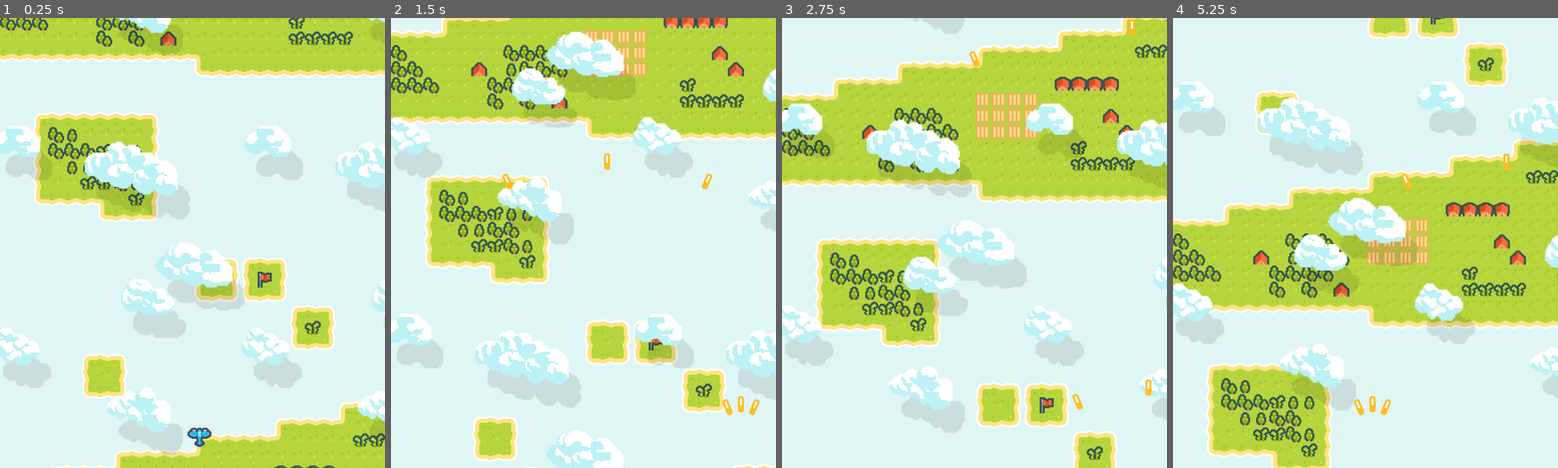
Above: before the commit, frames 1-4 (left to right).
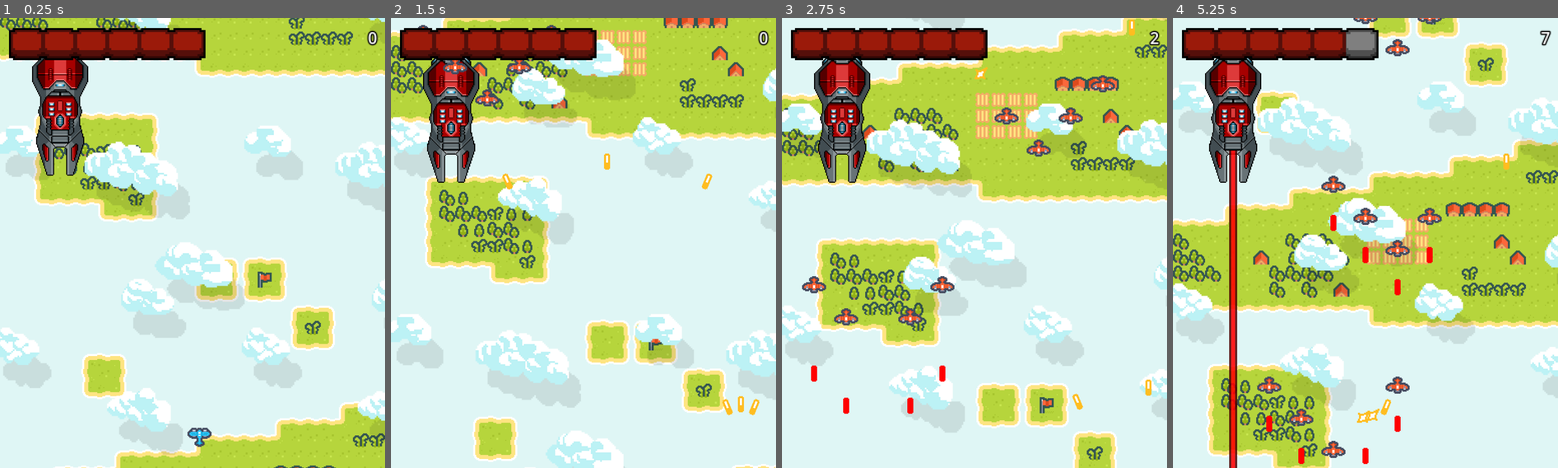
Above: after the commit, the same moments.

Repository: ProsaurusRex/Bullet-Hell-Lessons
Game: Godot game, scene res://game.tscn
The game is run twice, just before and just after one commit, with the same random seed, the same clock (stepped at 60 frames per second) and the same inputs.
Inputs:
- Up to frame 1 (0.25 s): no input
- Up to frame 2 (1.5 s): hold D (p1_right) 0.53-1.28 s; tap Space (p1_shoot) at 0.6, 1.35 s; hold S (p1_down) from 1.28 s (still down)
- Up to frame 3 (2.75 s): release S (p1_down) at 2.03 s; hold D (p1_right) from 2.03 s (still down); tap Space (p1_shoot) at 2.1 s
- Up to frame 4 (5.25 s): release D (p1_right) at 2.78 s; hold W (p1_up) 2.78-3.53 s; tap Space (p1_shoot) every 0.75 s from 2.85 to 5.1 s; hold A (p1_left) 3.53-5.03 s; hold S (p1_down) from 5.03 s (still down)

The runs differ from the first frame. In frame 1, 6.4% of the frame differs, in the area x 2-99%, y 2-36%; in frame 2, 6.9%; in frame 3, 8.2%; in frame 4, 10%, in the area x 2-99%, y 0-100%.

Commit message:
Turret enemies

Diff:
--- a/Enemies/Boss/boss.tscn
+++ b/Enemies/Boss/boss.tscn
@@ -1,8 +1,9 @@
-[gd_scene load_steps=4 format=3 uid="uid://cqaf11k5fl3f0"]
+[gd_scene load_steps=5 format=3 uid="uid://cqaf11k5fl3f0"]
 
 [ext_resource type="Script" path="res://Enemies/Boss/boss.gd" id="1_0vxhl"]
 [ext_resource type="Texture2D" uid="uid://rrrl60gd48c8" path="res://Sprites/Boss/body_02.png" id="1_nwqq2"]
 [ext_resource type="PackedScene" uid="uid://dcsm5vbijr6b" path="res://Enemies/Boss/boss_cannon.tscn" id="2_6crng"]
+[ext_resource type="PackedScene" uid="uid://bb0sdndp41qhg" path="res://Enemies/Boss/laser_turret.tscn" id="4_tn0jb"]
 
 [node name="Boss" type="Node2D"]
 script = ExtResource("1_0vxhl")
@@ -18,3 +19,6 @@
 
 [node name="BossCannon2" parent="Turrets" instance=ExtResource("2_6crng")]
 position = Vector2(1, 0)
+
+[node name="Laser" parent="Turrets" instance=ExtResource("4_tn0jb")]
+position = Vector2(-79, 0)
--- a/Enemies/Boss/boss_cannon.gd
+++ b/Enemies/Boss/boss_cannon.gd
@@ -12,7 +12,7 @@
 # Other variables
 var health = 10
 var rotation_speed = PI/4
-var bullet_cooldown = 0.5
+@export var bullet_cooldown = 0.5
 var time_since_firing = 0.0
 
 
@@ -24,10 +24,10 @@
 	if is_instance_valid(target):
 		look_at(target.position)
 
-		time_since_firing += delta
-		if time_since_firing >= bullet_cooldown:
-			attack()
-			time_since_firing = 0
+	time_since_firing += delta
+	if time_since_firing >= bullet_cooldown:
+		attack()
+		time_since_firing = 0
 
 
 func attack():
--- /dev/null
+++ b/Enemies/Boss/laser_turret.tscn
@@ -0,0 +1,23 @@
+[gd_scene load_steps=5 format=3 uid="uid://bb0sdndp41qhg"]
+
+[ext_resource type="Script" path="res://Enemies/Boss/boss_cannon.gd" id="1_jfwqa"]
+[ext_resource type="Texture2D" uid="uid://dautag3fckx5" path="res://Sprites/Boss/Weapons/Medium/Plasma/turret_04_mk2.png" id="1_uam1g"]
+[ext_resource type="PackedScene" uid="uid://dkpygpwn184yk" path="res://laser.tscn" id="2_sds5o"]
+
+[sub_resource type="CircleShape2D" id="CircleShape2D_g0rp6"]
+radius = 17.1172
+
+[node name="Laser" type="Area2D"]
+script = ExtResource("1_jfwqa")
+bullet_scene = ExtResource("2_sds5o")
+bullet_cooldown = 5.0
+
+[node name="Sprite2D" type="Sprite2D" parent="."]
+rotation = 1.5708
+texture = ExtResource("1_uam1g")
+
+[node name="CollisionShape2D" type="CollisionShape2D" parent="."]
+shape = SubResource("CircleShape2D_g0rp6")
+
+[node name="Marker2D" type="Marker2D" parent="."]
+position = Vector2(32, 0)
--- /dev/null
+++ b/Enemies/laser_enemy.tscn
@@ -0,0 +1,14 @@
+[gd_scene load_steps=4 format=3 uid="uid://rb1fysp0kmp7"]
+
+[ext_resource type="Texture2D" uid="uid://cl32e1lvcshd0" path="res://Sprites/Boss/body_01b.png" id="1_l27l0"]
+[ext_resource type="Script" path="res://Enemies/turret_enemy.gd" id="1_oiwpj"]
+[ext_resource type="PackedScene" uid="uid://bb0sdndp41qhg" path="res://Enemies/Boss/laser_turret.tscn" id="2_1enx6"]
+
+[node name="LaserEnemy" type="Node2D"]
+script = ExtResource("1_oiwpj")
+
+[node name="Body01b" type="Sprite2D" parent="."]
+rotation = 1.5708
+texture = ExtResource("1_l27l0")
+
+[node name="Turret" parent="." instance=ExtResource("2_1enx6")]
--- /dev/null
+++ b/Enemies/turret_enemy.gd
@@ -0,0 +1,26 @@
+class_name TurretEnemy
+extends Node2D
+
+@export var bullet_manager: Node2D
+@export var target: Node2D
+@export var destination: Vector2
+@export var targetting = false
+
+
+# Called when the node enters the scene tree for the first time.
+func _ready() -> void:
+	for t in get_children():
+		if t is Turret:
+			t.bullet_manager = bullet_manager
+			if targetting:
+				t.target = target
+			t.connect("tree_exiting", turret_destroyed)
+
+
+func _physics_process(delta: float) -> void:
+	if destination:
+		position = lerp(position, destination, 0.2)
+
+
+func turret_destroyed():
+	queue_free()
--- a/bullet.gd
+++ b/bullet.gd
@@ -1,7 +1,7 @@
 class_name Bullet
 extends Area2D
 
-var speed = 300
+@export var speed = 300
 var player_bullet = false
 
 signal on_hit
--- a/game.tscn
+++ b/game.tscn
@@ -7,6 +7,7 @@
 [ext_resource type="PackedScene" uid="uid://bnoywjb27d21m" path="res://bullet.tscn" id="4_rs8is"]
 [ext_resource type="Texture2D" uid="uid://c1naoplovwnwx" path="res://Sprites/empty_bar.png" id="4_vv5gn"]
 [ext_resource type="Texture2D" uid="uid://miky8mi4ni4l" path="res://Sprites/health_bar.png" id="5_ah4lj"]
+[ext_resource type="PackedScene" uid="uid://rb1fysp0kmp7" path="res://Enemies/laser_enemy.tscn" id="8_34gan"]
 
 [sub_resource type="LabelSettings" id="LabelSettings_u5r7a"]
 outline_size = 5
@@ -29,15 +30,22 @@
 
 [node name="Enemies" type="Node2D" parent="."]
 
+[node name="LaserEnemy" parent="Enemies" node_paths=PackedStringArray("bullet_manager", "target") instance=ExtResource("8_34gan")]
+position = Vector2(60, -100)
+rotation = 1.5708
+bullet_manager = NodePath("../../Bullets")
+target = NodePath("../../Player")
+destination = Vector2(60, 100)
+
 [node name="Bullets" type="Node2D" parent="."]
 script = ExtResource("4_f8drj")
 
 [node name="Timers" type="Node2D" parent="."]
 
 [node name="EnemyTimer" type="Timer" parent="Timers"]
+autostart = true
 
 [node name="Score" type="Label" parent="."]
-visible = false
 offset_left = 10.0
 offset_top = 8.0
 offset_right = 377.0
@@ -47,7 +55,6 @@
 horizontal_alignment = 2
 
 [node name="Health" type="TextureProgressBar" parent="."]
-visible = false
 offset_left = 9.0
 offset_top = 10.0
 offset_right = 107.0
--- /dev/null
+++ b/laser.gd
@@ -0,0 +1,9 @@
+class_name Laser
+extends Bullet
+
+
+func _ready() -> void:
+	var tween = create_tween()
+	tween.tween_property(self, "modulate:a", 0.5, 1.0)
+	await tween.finished
+	queue_free()
--- /dev/null
+++ b/laser.tscn
@@ -0,0 +1,66 @@
+[gd_scene load_steps=10 format=3 uid="uid://dkpygpwn184yk"]
+
+[ext_resource type="Script" path="res://laser.gd" id="1_5lnqi"]
+[ext_resource type="Texture2D" uid="uid://wk0l0pmp5eid" path="res://Sprites/Boss/Weapons/Small/Laser/turret_02_beam_01_anim.png" id="1_sfvjf"]
+
+[sub_resource type="AtlasTexture" id="AtlasTexture_fff3v"]
+atlas = ExtResource("1_sfvjf")
+region = Rect2(0, 0, 32, 32)
+
+[sub_resource type="AtlasTexture" id="AtlasTexture_ea76c"]
+atlas = ExtResource("1_sfvjf")
+region = Rect2(32, 0, 32, 32)
+
+[sub_resource type="AtlasTexture" id="AtlasTexture_d7x3t"]
+atlas = ExtResource("1_sfvjf")
+region = Rect2(64, 0, 32, 32)
+
+[sub_resource type="AtlasTexture" id="AtlasTexture_e21be"]
+atlas = ExtResource("1_sfvjf")
+region = Rect2(96, 0, 32, 32)
+
+[sub_resource type="AtlasTexture" id="AtlasTexture_26404"]
+atlas = ExtResource("1_sfvjf")
+region = Rect2(128, 0, 32, 32)
+
+[sub_resource type="SpriteFrames" id="SpriteFrames_1iv6w"]
+animations = [{
+"frames": [{
+"duration": 1.0,
+"texture": SubResource("AtlasTexture_fff3v")
+}, {
+"duration": 1.0,
+"texture": SubResource("AtlasTexture_ea76c")
+}, {
+"duration": 1.0,
+"texture": SubResource("AtlasTexture_d7x3t")
+}, {
+"duration": 1.0,
+"texture": SubResource("AtlasTexture_e21be")
+}, {
+"duration": 1.0,
+"texture": SubResource("AtlasTexture_26404")
+}],
+"loop": true,
+"name": &"default",
+"speed": 5.0
+}]
+
+[sub_resource type="RectangleShape2D" id="RectangleShape2D_xfma5"]
+size = Vector2(1280, 8)
+
+[node name="Laser" type="Area2D"]
+script = ExtResource("1_5lnqi")
+speed = 0
+
+[node name="AnimatedSprite2D" type="AnimatedSprite2D" parent="."]
+position = Vector2(640, 0)
+rotation = 1.5708
+scale = Vector2(2, 40)
+sprite_frames = SubResource("SpriteFrames_1iv6w")
+autoplay = "default"
+speed_scale = 2.0
+
+[node name="CollisionShape2D" type="CollisionShape2D" parent="."]
+position = Vector2(640, 0)
+shape = SubResource("RectangleShape2D_xfma5")
--- a/player.gd
+++ b/player.gd
@@ -62,6 +62,7 @@
 	if area is Bullet:
 		if not area.player_bullet:
 			take_damage()
-			area.queue_free()
+			if area is not Laser:
+				area.queue_free()
 	elif area is Enemy:
 		take_damage()
Not shown: 1 places in game.tscn that only renumber resources
